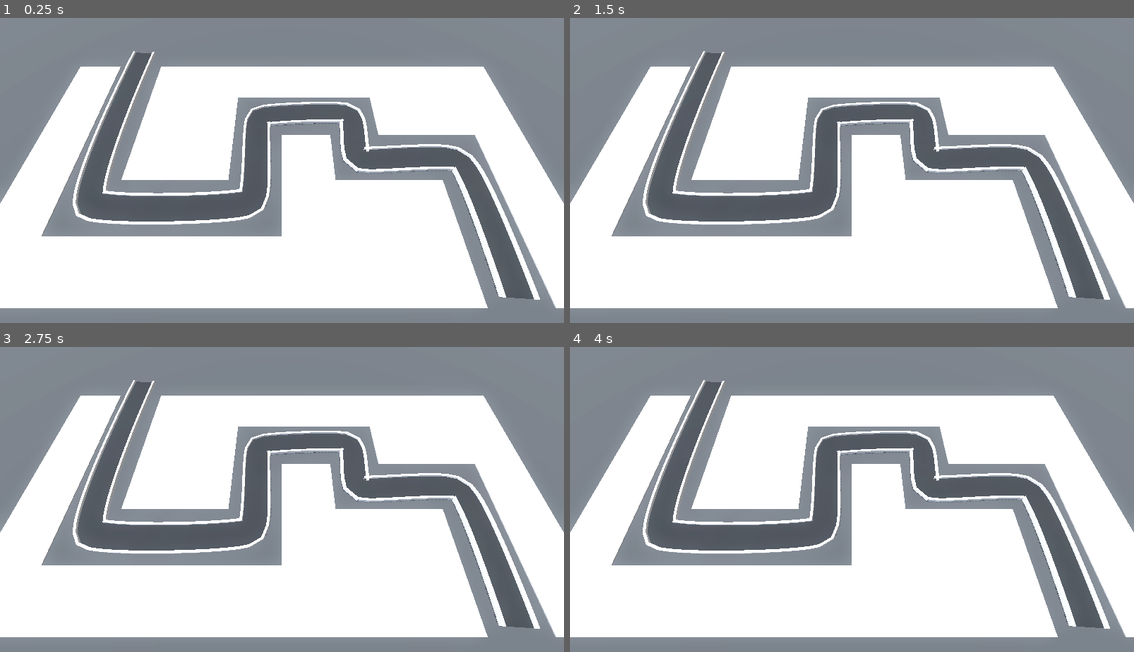
Above: before the commit, frames 1-4 (two rows, left to right).
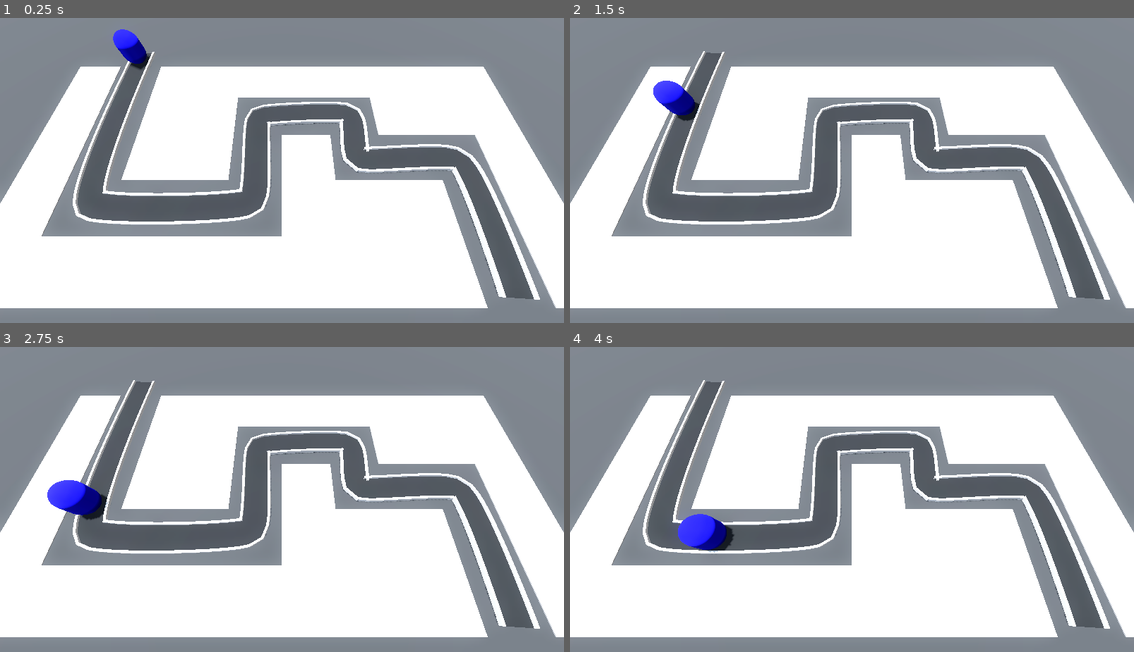
Above: after the commit, the same moments.

Repository: SearedBacon/Barbarian-Blaster
Game: Godot game, scene res://base_level.tscn
The game is run twice, just before and just after one commit, with the same random seed, the same clock (stepped at 60 frames per second) and the same inputs.
Inputs:
- Up to frame 1 (0.25 s): no input
- Up to frame 2 (1.5 s): no input
- Up to frame 3 (2.75 s): no input
- Up to frame 4 (4 s): no input

The runs differ from the first frame. In frame 1, 0.5% of the frame differs, in the area x 20-27%, y 3-17%; in frame 2, 0.7%; in frame 3, 0.9%, in the area x 8-20%, y 43-57%; in frame 4, 0.9%.

Commit message:
created enemy

Diff:
--- /dev/null
+++ b/Enemy/enemy.gd
@@ -0,0 +1,13 @@
+extends PathFollow3D
+
+## The speed in m/s the enemy will move
+@export var speed:=05
+
+# Called when the node enters the scene tree for the first time.
+func _ready() -> void:
+	pass # Replace with function body.
+
+
+# Called every frame. 'delta' is the elapsed time since the previous frame.
+func _process(delta: float) -> void:
+	progress+=speed*delta
--- /dev/null
+++ b/Enemy/enemy.tscn
@@ -0,0 +1,19 @@
+[gd_scene load_steps=4 format=3 uid="uid://csjdq42434llx"]
+
+[ext_resource type="Script" uid="uid://dclhr4q00jc3u" path="res://Enemy/enemy.gd" id="1_2pb1h"]
+
+[sub_resource type="StandardMaterial3D" id="StandardMaterial3D_2pb1h"]
+albedo_color = Color(0.059333276, 0, 0.89, 1)
+
+[sub_resource type="CapsuleMesh" id="CapsuleMesh_7xaro"]
+material = SubResource("StandardMaterial3D_2pb1h")
+radius = 1.0
+height = 3.0
+
+[node name="Enemy" type="PathFollow3D"]
+transform = Transform3D(0.99996966, 0, 0, 0, 0.9999726, 0, 0, 0, 0.9999639, 0, 0, 0)
+script = ExtResource("1_2pb1h")
+
+[node name="MeshInstance3D" type="MeshInstance3D" parent="."]
+transform = Transform3D(1, 1.4551915e-11, 7.450581e-09, 0, 0.99999976, -4.656613e-10, -7.450581e-09, -4.656613e-10, 0.9999999, 0, 1.6, 0.006)
+mesh = SubResource("CapsuleMesh_7xaro")
--- a/base_level.tscn
+++ b/base_level.tscn
@@ -1,6 +1,7 @@
-[gd_scene load_steps=10 format=3 uid="uid://dtcnxxofouqf8"]
+[gd_scene load_steps=11 format=3 uid="uid://dtcnxxofouqf8"]
 
 [ext_resource type="MeshLibrary" uid="uid://c0c3djgifhbb0" path="res://MeshLibraries/space_library.tres" id="1_bo3yr"]
+[ext_resource type="PackedScene" uid="uid://csjdq42434llx" path="res://Enemy/enemy.tscn" id="2_5vx1e"]
 
 [sub_resource type="ProceduralSkyMaterial" id="ProceduralSkyMaterial_4sal3"]
 sky_horizon_color = Color(0.66224277, 0.6717428, 0.6867428, 1)
@@ -60,8 +61,8 @@
 [node name="Path3D" type="Path3D" parent="."]
 curve = SubResource("Curve3D_bo3yr")
 
-[node name="PathFollow3D" type="PathFollow3D" parent="Path3D"]
-transform = Transform3D(-0.9988068, -0.00016590006, 0.048427068, 0, 0.999982, 0.00342562, -0.04842761, 0.0034216451, -0.99879557, -14.147756, 0, -9.955639)
+[node name="Enemy" parent="Path3D" instance=ExtResource("2_5vx1e")]
+transform = Transform3D(-0.99879634, -0.00016589752, 0.04842654, 0, 0.99996674, 0.0034255828, -0.048427105, 0.003421593, -0.9987847, -14.147756, 0, -9.955639)
 
 [node name="Road" type="CSGPolygon3D" parent="Path3D"]
 polygon = PackedVector2Array(-1, 0, -1, 0.1, 1, 0.1, 1, 0)
Not shown, added: Enemy/enemy.gd.uid
